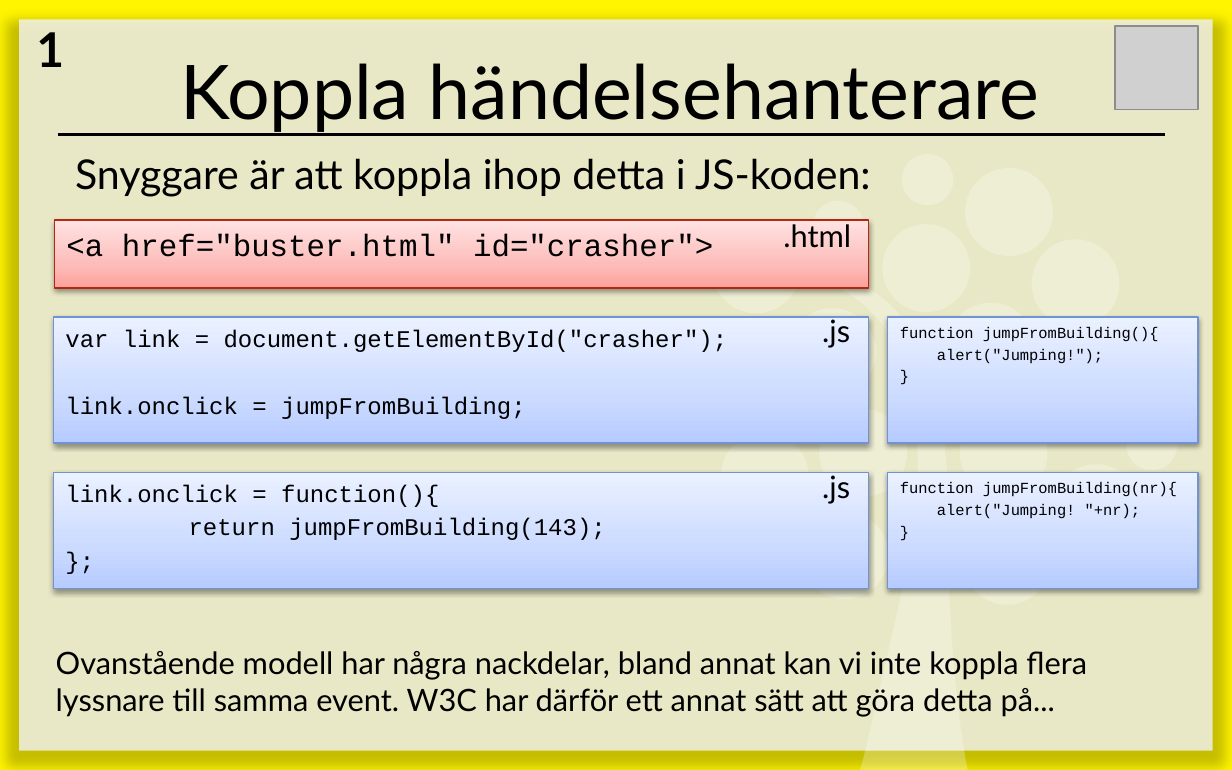
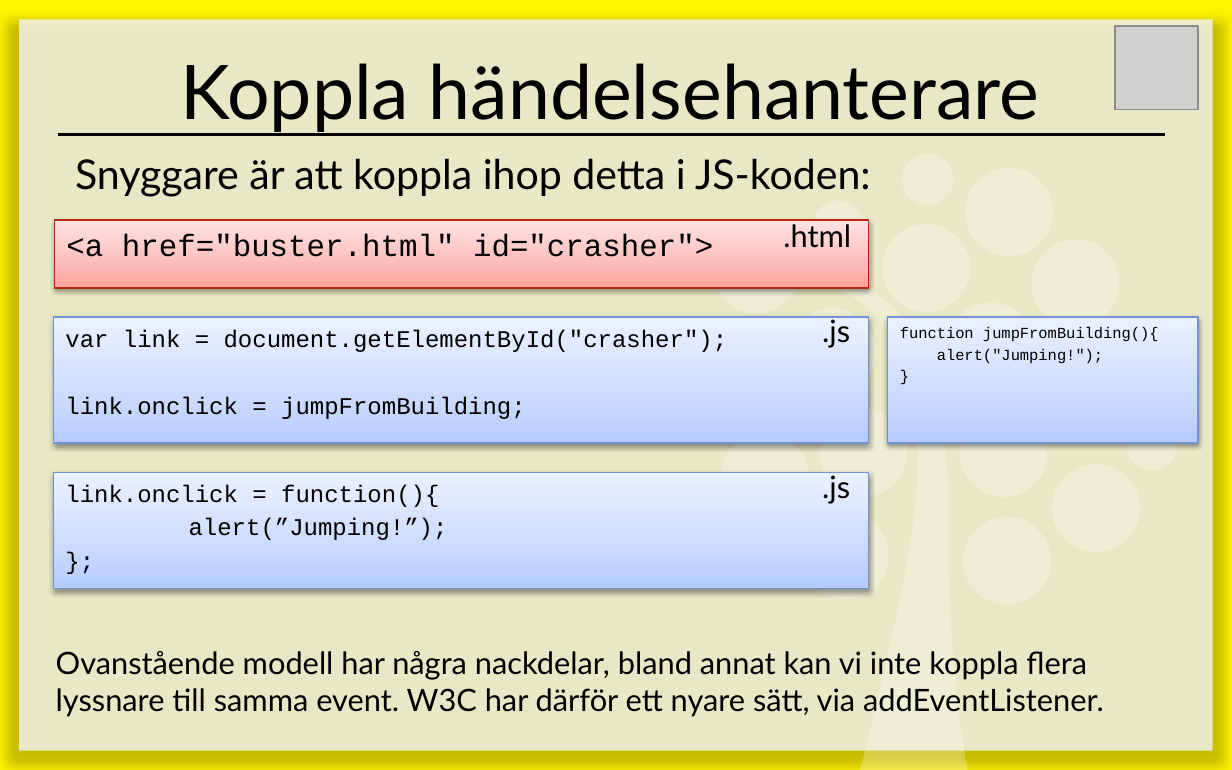
Before and after one commit to 1dv435/Kursmaterial, a slide deck: slide 29 of Föreläsningar/F07 - DOM.pptx (slide 40 before the commit). Drawn at 1232x770 pixels with LibreOffice and Linux fonts; fonts in the diff are those of the drawing; grey boxes stand for pictures. Boxes give left, top, right and bottom in pixels: in the first picture for what was removed or moved away, otherwise in the second. Text is boxed around its words. In the diff, an @@ line names an element or a change of style, - is before the commit and + after.

```diff
--- a/Föreläsningar/F07 - DOM.pptx
+++ b/Föreläsningar/F07 - DOM.pptx
@@ text removed at (36, 32, 64, 67) @@
-1
@@ rectangle removed at (887, 472, 1198, 588) @@
-function jumpFromBuilding(nr){
-alert("Jumping! "+nr);
-}
@@ text in rectangle at (189, 518, 448, 540): text changed @@
-return jumpFromBuilding(143);
+alert(”Jumping!”);
@@ text at (56, 651, 1104, 717): text changed @@
-Ovanstående modell har några nackdelar, bland annat kan vi inte koppla flera lyssnare till samma event. W3C har därför ett annat sätt att göra detta på...
+Ovanstående modell har några nackdelar, bland annat kan vi inte koppla flera lyssnare till samma event. W3C har därför ett nyare sätt, via addEventListener.
```
Also in this commit, not shown: 9 other slides changed, 2 slides added, 40 slides removed.
